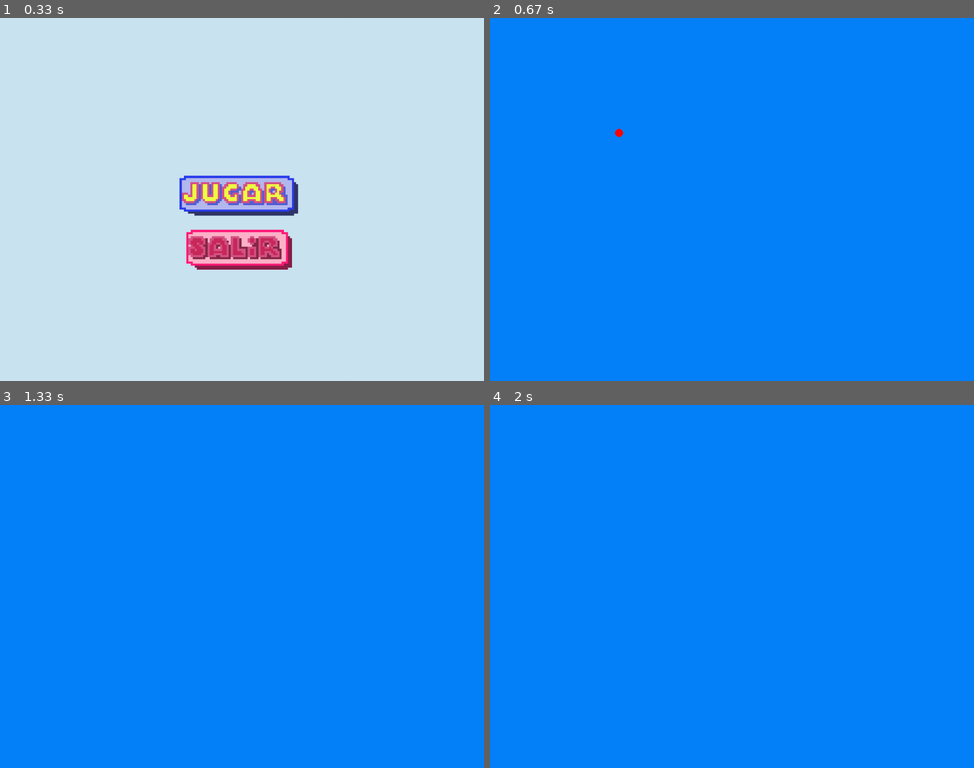
Above: before the commit, frames 1-4 (two rows, left to right).
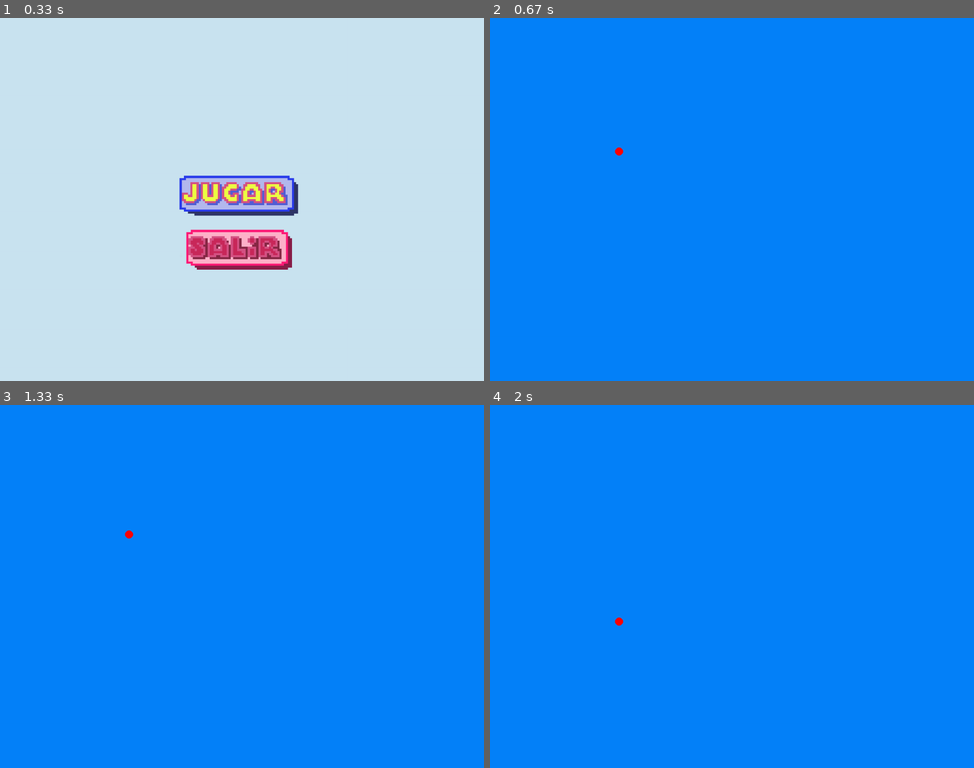
Above: after the commit, the same moments.

Repository: Jol-XD/Corre-Paco-Corre
Game: pygame game, started from proyecto/Menu.py
The game is run twice, just before and just after one commit, with the same random seed, the same clock (stepped at 60 frames per second) and the same inputs.
Inputs (mouse positions are in pixels of both pictures, inside the frame that each line leads up to):
- Up to frame 1 (0.33 s): no input
- Up to frame 2 (0.67 s): click (727, 195) at 0.38 s
- Up to frame 3 (1.33 s): hold Up 0.67-1.13 s; hold Up from 1.17 s (still down)
- Up to frame 4 (2 s): release Up at 1.53 s; hold Up from 1.9 s (still down)

Frame 1 is identical in both runs. In frame 2, less than 0.1% of the frame differs, in the area x 25-28%, y 30-38%; in frame 3, less than 0.1%; in frame 4, less than 0.1%.

Commit message:
ya salta, siuuuuuuuuuu

Diff:
--- a/proyecto/Juego.py
+++ b/proyecto/Juego.py
@@ -17,6 +17,9 @@
     def update(self):
         self.position[0] += self.velocity[0]
         self.position[1] += self.velocity[1]
+
+        self.velocity[1] += self.gravity
+
 
         if not self.is_jumping:
             self.velocity[1] += self.gravity
